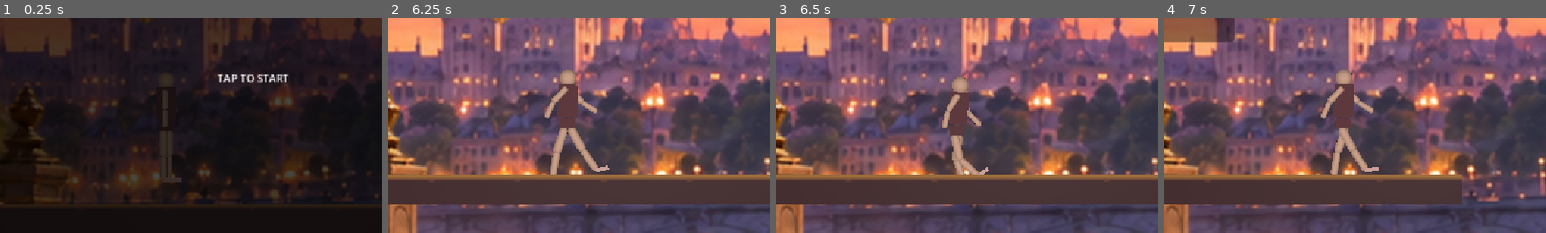
Above: before the commit, frames 1-4 (left to right).
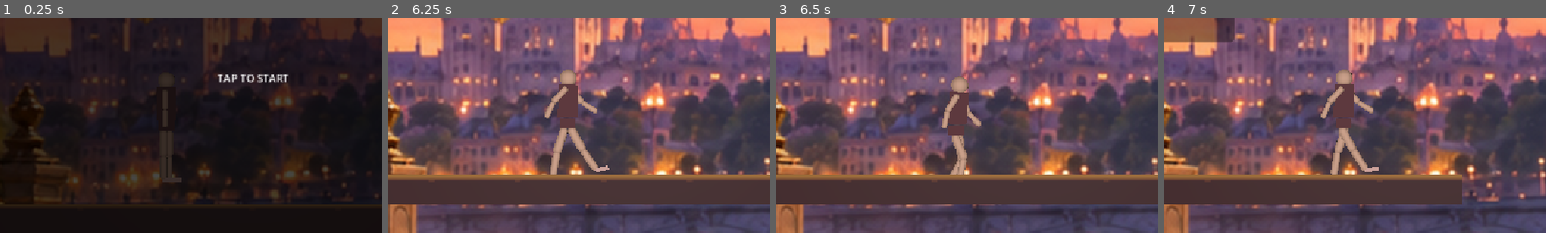
Above: after the commit, the same moments.

Repository: cemtheman/pasderun
Game: Godot game, scene res://scenes/gameplay/generated/graceful_opening_00_30_runtime.tscn
Same seed, same stepped clock (60 frames per second), same inputs: the game is played once before the commit and once after it. Sound files missing from this copy of the repository are replaced by a short silence.
Inputs (mouse positions are % of the whole screen's width and height, from its top left):
- Up to frame 1 (0.25 s): no input
- Up to frame 2 (6.25 s): tap Enter at 0.5 s; move the mouse to (72, 45) at 0.52 s; tap H at 0.6, 3.6 s; click (72, 45) at 0.67 s; tap Space (jump) at 0.77, 3.77 s; drag from (30, 55) to (45, 70) at 1.27 s; move the mouse to (60, 28) at 2.02 s; tap V at 2.1, 5.1 s; click (60, 28) at 2.17 s; drag from (45, 70) to (20, 35) at 2.77 s; move the mouse to (80, 65) at 3.52 s; click (80, 65) at 3.67 s; drag from (20, 35) to (35, 25) at 4.27 s; move the mouse to (55, 50) at 5.02 s; click (55, 50) at 5.17 s; drag from (35, 25) to (30, 55) at 5.77 s
- Up to frame 3 (6.5 s): no input
- Up to frame 4 (7 s): move the mouse to (72, 45) at 6.52 s; tap H at 6.6 s; click (72, 45) at 6.67 s; tap Space (jump) at 6.77 s
The pictures show only the part of the screen within x 17-67%, y 36-86%; the shares and areas given below are measured in that part.

Frames 1-2 are identical in both runs. In frame 3, 0.6% of the frame differs, in the area x 43-56%, y 27-73%; in frame 4, nothing differs.

Commit message:
fix: correct low transition knee articulation

Diff:
--- a/scenes/gameplay/dancer_visual_motion_v5.gd
+++ b/scenes/gameplay/dancer_visual_motion_v5.gd
@@ -1,10 +1,11 @@
 extends "res://scenes/gameplay/dancer_visual_motion_v4.gd"
 
 # Phase 7 motion tuning v5: foot-preserving low transition.
-# The previous low passage lowered the whole rig more than the articulated knees
-# compensated for, so the shoes appeared to sink/shorten and the body read as
-# leaning backward. Keep the pelvis drop modest, visibly flex the supporting
-# knee, and carry the torso slightly forward while alternating support.
+# The low passage must lower the pelvis through anatomical knee flexion rather
+# than by sinking the whole rig. In this side-view hierarchy a positive hip
+# angle carries the thigh/knee forward; the knee joint must then rotate in the
+# opposite (negative) local direction so the shin folds back underneath the
+# body. Supporting feet counter-rotate to stay close to the floor plane.
 # Gameplay collider/timing remain owned by Dancer and are unchanged here.
 
 
@@ -21,8 +22,8 @@
 func _low_front_support_pose_v5() -> Dictionary:
 	return _low_articulated_pose_v5(
 		-0.060,
-		0.12, 0.78, -0.05,
-		-0.20, 0.42, -0.14,
+		0.38, -0.76, 0.36,
+		-0.18, -0.36, 0.18,
 		-0.010
 	)
 
@@ -30,8 +31,8 @@
 func _low_back_brush_pose_v5() -> Dictionary:
 	return _low_articulated_pose_v5(
 		-0.075,
-		-0.06, 0.58, -0.10,
-		0.34, 0.36, -0.26,
+		0.42, -0.84, 0.40,
+		0.34, -0.26, -0.18,
 		-0.006
 	)
 
@@ -39,8 +40,8 @@
 func _low_back_support_pose_v5() -> Dictionary:
 	return _low_articulated_pose_v5(
 		-0.085,
-		-0.20, 0.42, -0.14,
-		0.12, 0.80, -0.05,
+		-0.18, -0.36, 0.18,
+		0.45, -0.90, 0.43,
 		0.010
 	)
 
@@ -48,8 +49,8 @@
 func _low_front_brush_pose_v5() -> Dictionary:
 	return _low_articulated_pose_v5(
 		-0.075,
-		0.34, 0.36, -0.26,
-		-0.06, 0.58, -0.10,
+		0.34, -0.26, -0.18,
+		0.42, -0.84, 0.40,
 		0.006
 	)
 
@@ -64,14 +65,14 @@
 	back_foot: float,
 	breath: float
 ) -> Dictionary:
-	# A small forward local shift keeps the centre of mass visually over the
-	# supporting foot. Most of the apparent height reduction now comes from knee
-	# articulation rather than sinking the entire rig through the floor.
+	# Keep the centre of mass over the supporting foot. The thigh advances while
+	# the shin folds back beneath it, so the pelvis can descend without shortening
+	# the visible legs or producing the previous reverse-knee silhouette.
 	return _pose({
-		"Rig:position": Vector3(0.025, depth, 0.0),
+		"Rig:position": Vector3(0.020, depth, 0.0),
 		"Rig/Pelvis:rotation": _rz(breath * 0.30),
-		"Rig/Pelvis/Torso:rotation": _rz(-0.090 - breath * 0.10),
-		"Rig/Pelvis/Torso/Head:rotation": _rz(0.052 + breath * 0.06),
+		"Rig/Pelvis/Torso:rotation": _rz(-0.080 - breath * 0.10),
+		"Rig/Pelvis/Torso/Head:rotation": _rz(0.048 + breath * 0.06),
 		"Rig/Pelvis/Torso/ArmBackShoulder:rotation": _rz(-0.48 + breath),
 		"Rig/Pelvis/Torso/ArmBackShoulder/ArmBackElbow:rotation": _rz(0.36),
 		"Rig/Pelvis/Torso/ArmFrontShoulder:rotation": _rz(0.48 + breath),
